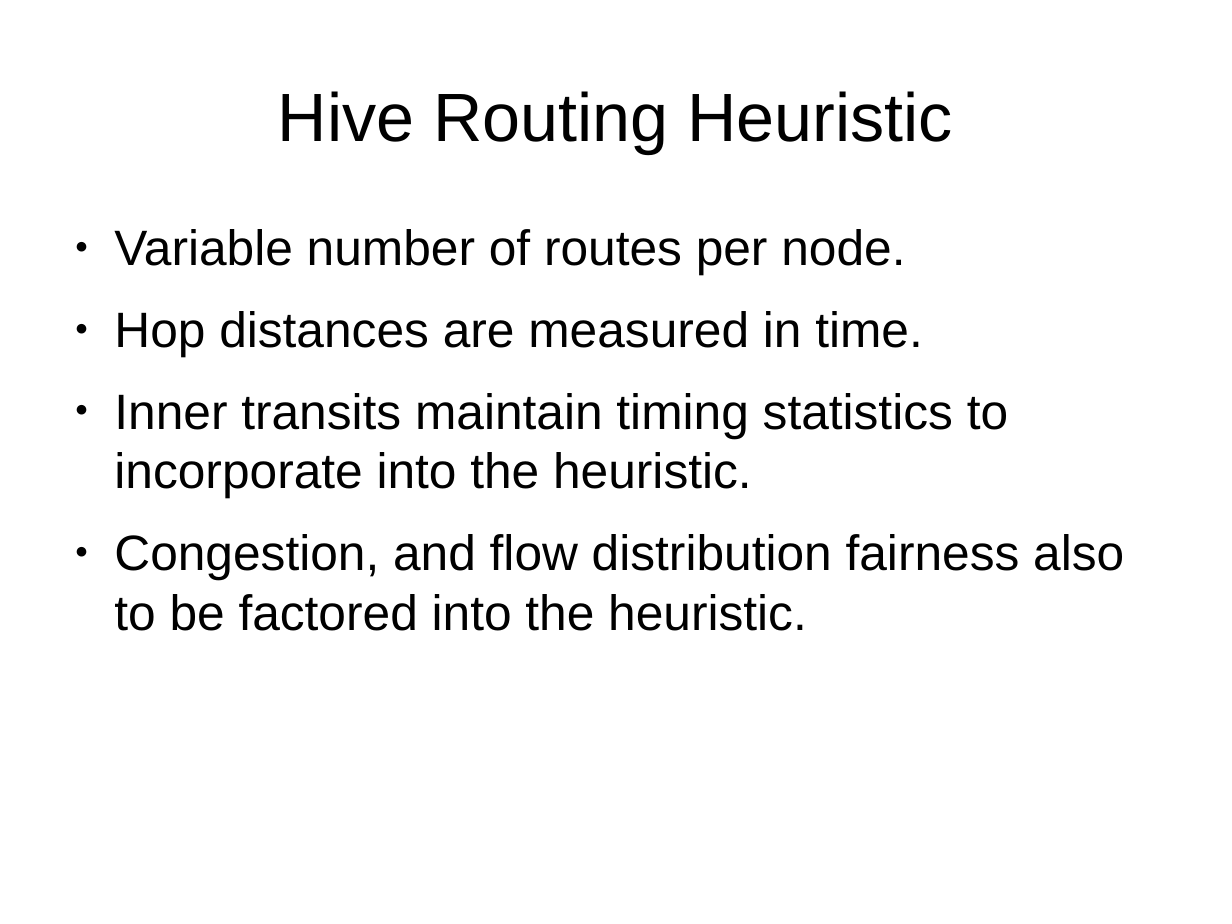
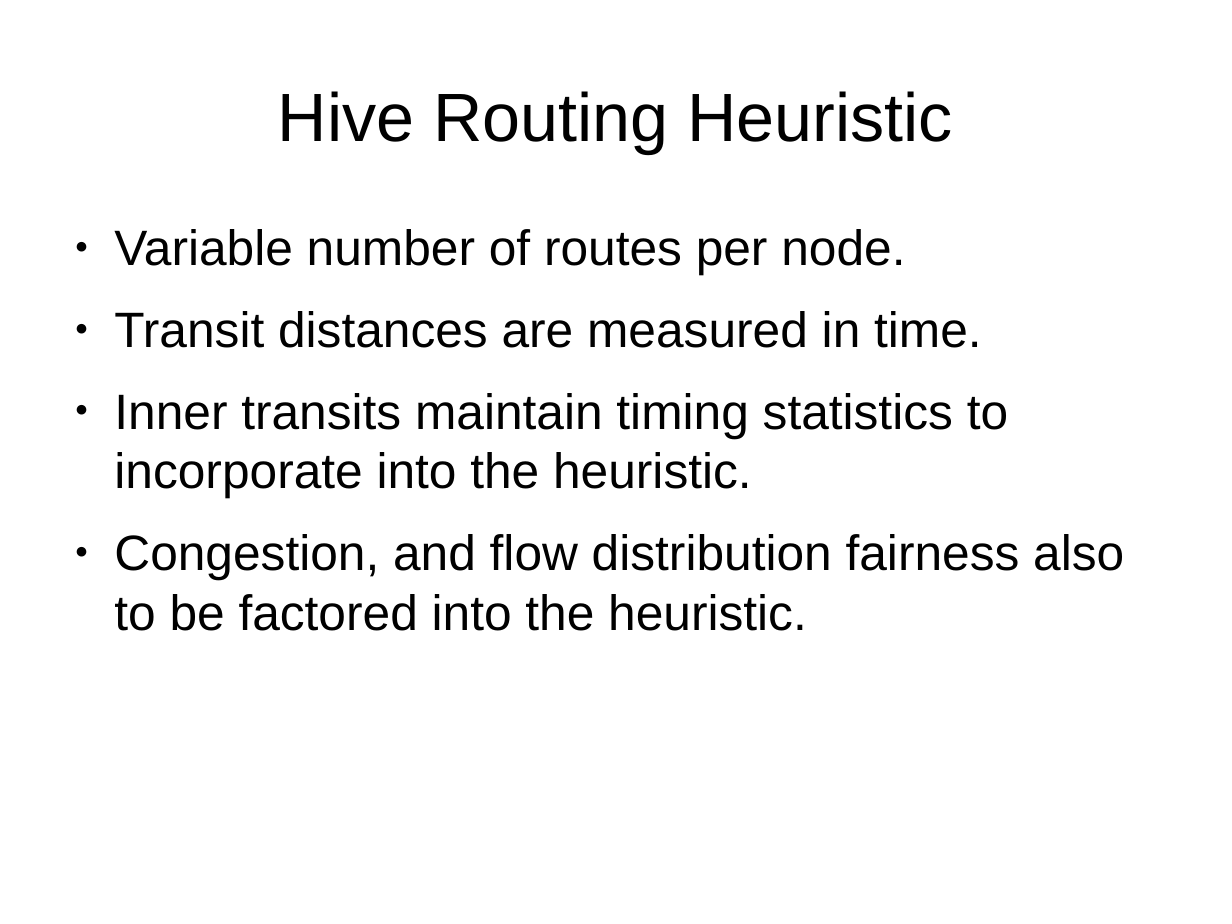
Before and after one commit to 8bitgeek/hive, a slide deck: slide 10 of docs/hive-slides.odp. Drawn at 1232x924 pixels with LibreOffice and Linux fonts; fonts in the diff are those of the drawing; background and template pictures are left out. Boxes give left, top, right and bottom in pixels: in the first picture for what was removed or moved away, otherwise in the second. Text is boxed around its words. In the diff, an @@ line names an element or a change of style, - is before the commit and + after.

```diff
--- a/docs/hive-slides.odp
+++ b/docs/hive-slides.odp
@@ text at (114,311,982,348): text changed @@
-● Hop distances are measured in time.
+● Transit distances are measured in time.
```
Also in this commit, not shown: 2 other slides changed.
